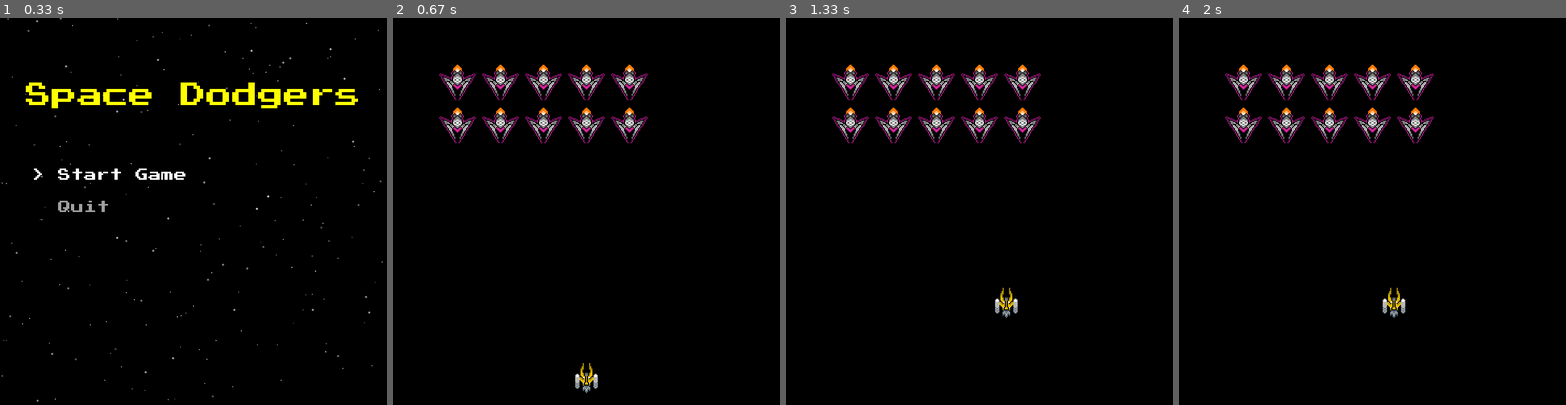
Above: before the commit, frames 1-4 (left to right).
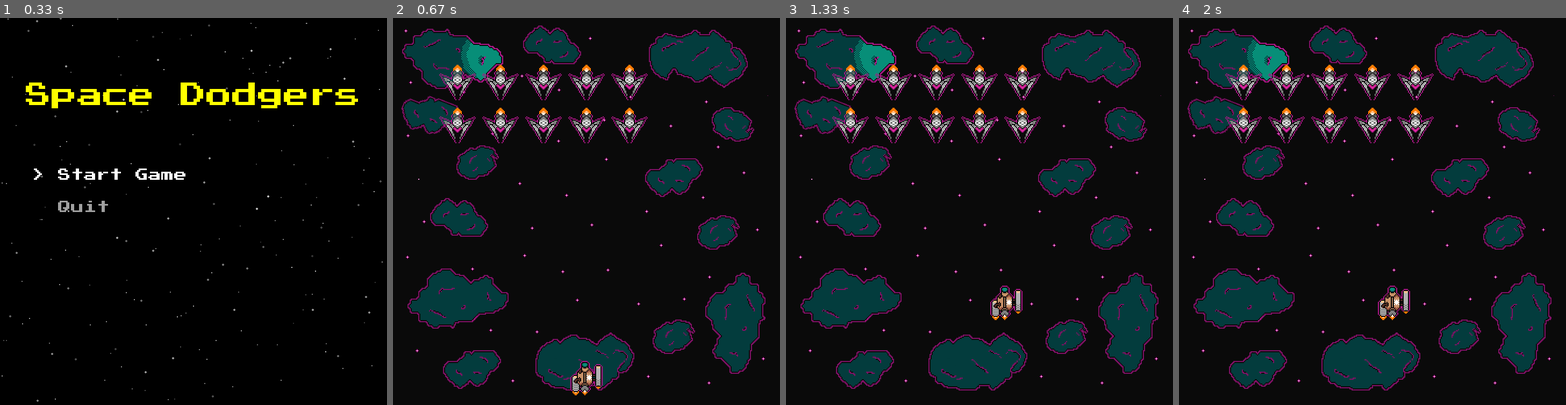
Above: after the commit, the same moments.

Repository: software-engineering-game/pygame-game
Game: pygame game, started from main.py
Two runs of this game, one before a commit and one after it. Both use one fixed random seed, a clock stepped at 60 frames per second and the inputs below.
Inputs:
- Up to frame 1 (0.33 s): no input
- Up to frame 2 (0.67 s): tap Enter at 0.33 s
- Up to frame 3 (1.33 s): hold Up 0.67-1.13 s; hold Right from 1.17 s (still down)
- Up to frame 4 (2 s): release Right at 1.63 s; hold Left from 1.67 s (still down)

Frame 1 is identical in both runs. In frame 2, 20% of the frame differs, in the area x 2-97%, y 1-98%; in frame 3, 20%, in the area x 2-97%, y 1-97%; in frame 4, 20%.

Commit message:
Refactored the enemy spawn function

Diff:
--- a/states/game_state.py
+++ b/states/game_state.py
@@ -2,6 +2,7 @@
 import os
 from states.base_state import State
 from states import settings
+
 BLACK = (0, 0, 0) # This exists solely to key out the transparency for sprites
 
 class Player(pygame.sprite.Sprite):
@@ -27,6 +28,7 @@
         self.rect.x += dx
         self.rect.y += dy
 
+# Basic Grunt Enemy
 class Basic_Enemy(pygame.sprite.Sprite):
     def __init__(self, asset_folder, sprite_name, speed, start_pos):
         super().__init__()
@@ -39,25 +41,48 @@
         # This is where basic enemy behavior should go
         pass
 
+# Not sure why this duplicate is here, but I assume it's for a more advanced enemy type
+class Enemy(pygame.sprite.Sprite):
+    def __init__(self, asset_folder, sprite_name, speed, start_pos):
+        super().__init__()
+        self.image = pygame.image.load(os.path.join(asset_folder, sprite_name)).convert()
+        self.image.set_colorkey(BLACK)
+        self.rect = self.image.get_rect(center=start_pos)
+        self.speed = speed
+
+    def update(self):
+        # need to add movement and shooting later
+        pass
+
 class GameState(State):
     def on_enter(self, app):
         self.app = app
         # assets folder is at repo root
         repo_root = os.path.dirname(os.path.dirname(__file__))
         asset_folder = os.path.join(repo_root, "assets")
+        bg_name = "asteroid_background.png"
 
         self.bg_color = (0, 0, 0)
+        self.bg_image = pygame.image.load(os.path.join(asset_folder, bg_name))
 
         self.ally_ships = pygame.sprite.Group()
         self.ally_bullets = pygame.sprite.Group()
         self.enemy_ships = pygame.sprite.Group()
         self.enemy_bullets = pygame.sprite.Group()
 
-        self.spawn_basic_enemy_wave(asset_folder)
+        self.spawn_basic_enemy_wave(
+            asset_folder=asset_folder,
+            sprite_name=settings.ENEMY_BASIC_SPRITE,
+            speed=settings.ENEMY_SPD,
+            corner_pos=(settings.WAVE_CORNER_X, settings.WAVE_CORNER_Y),
+            rows=settings.WAVE_ROWS,
+            columns=settings.WAVE_COLUMNS,
+            spacing=(settings.WAVE_X_SPACING, settings.WAVE_Y_SPACING)
+        )
 
         self.player = Player(
             asset_folder=asset_folder,
-            sprite_name="test_sprite.png",
+            sprite_name="player_shotgun_ship.png",
             speed=5,
             start_pos=(app.width // 2, app.height - 50),
         )
@@ -76,26 +101,13 @@
 
     def draw(self, app, screen):
         screen.fill(self.bg_color)
+        screen.blit(self.bg_image, (0,0))
         self.ally_ships.draw(screen)
         self.enemy_ships.draw(screen)
 
-    def spawn_basic_enemy_wave(self, asset_folder):
-        for j in range(settings.WAVE_ROWS):
-            for i in range(settings.WAVE_COLUMNS):
-                x = settings.WAVE_CORNER_X + i * settings.WAVE_X_SPACING
-                y = settings.WAVE_CORNER_Y + j * settings.WAVE_Y_SPACING
-                enemy = Enemy(asset_folder, settings.ENEMY_BASIC_SPRITE, settings.ENEMY_SPD, (x, y))
+    def spawn_basic_enemy_wave(self, asset_folder, sprite_name, speed, corner_pos, rows, columns, spacing):
+        for j in range(rows):
+            for i in range(columns):
+                (x, y) = (corner_pos[0] + i * spacing[0], corner_pos[1] + j * spacing[1])
+                enemy = Basic_Enemy(asset_folder, sprite_name, speed, (x, y))
                 self.enemy_ships.add(enemy)
-
-
-class Enemy(pygame.sprite.Sprite):
-    def __init__(self, asset_folder, sprite_name, speed, start_pos):
-        super().__init__()
-        self.image = pygame.image.load(os.path.join(asset_folder, sprite_name)).convert()
-        self.image.set_colorkey(BLACK)
-        self.rect = self.image.get_rect(center=start_pos)
-        self.speed = speed
-
-    def update(self):
-        # need to add movement and shooting later
-        pass
